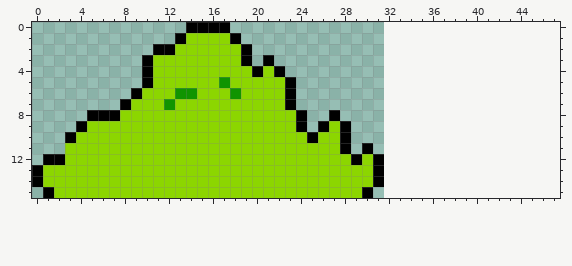
Edited in one commit: pixel-art sprite (Gassy Rick Astley/assets/images/shrub.png). That is the earlier state.
The file is 32x16 pixels. The old version is drawn lined up with the new one, on the new canvas.
New version:
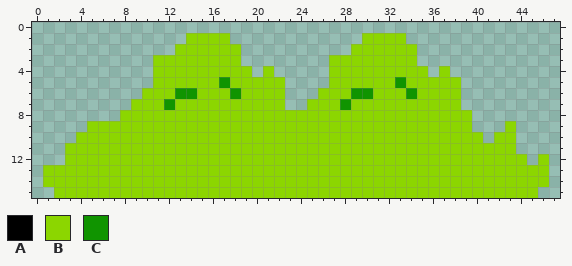
Palette (. is transparent): A #000000  B #8cd600  C #109400
Change:
canvas 32x16 -> 48x16
Changed rows in their new state; - is an unchanged pixel.
first column x 0:
 0 --------------....-----------------------------
 1 -------------.----.-----------BBBB-------------
 2 -----------..------.---------BBBBBB------------
 3 ----------.--------.-.-----BBBBBBBB------------
 4 ----------.---------.-.----BBBBBBBBB-B---------
 5 ----------.------------.---BBBBBBCBBBBB--------
 6 ---------.-------------.--BBBCCBBBCBBBB--------
 7 --------.--------------.-BBBCBBBBBBBBBB--------
 8 -----...----------------BBBBBBBBBBBBBBBB-------
 9 ----.-------------------BBB-BBBBBBBBBBBB---B---
10 ---.---------------------B--BBBBBBBBBBBBB-BB---
11 ----------------------------BBBBBBBBBBBBBBBB---
12 -..--------------------------B-BBBBBBBBBBBBBB-B
13 .------------------------------BBBBBBBBBBBBBBBB
14 .------------------------------BBBBBBBBBBBBBBBB
15 -.----------------------------BBBBBBBBBBBBBBBB-
